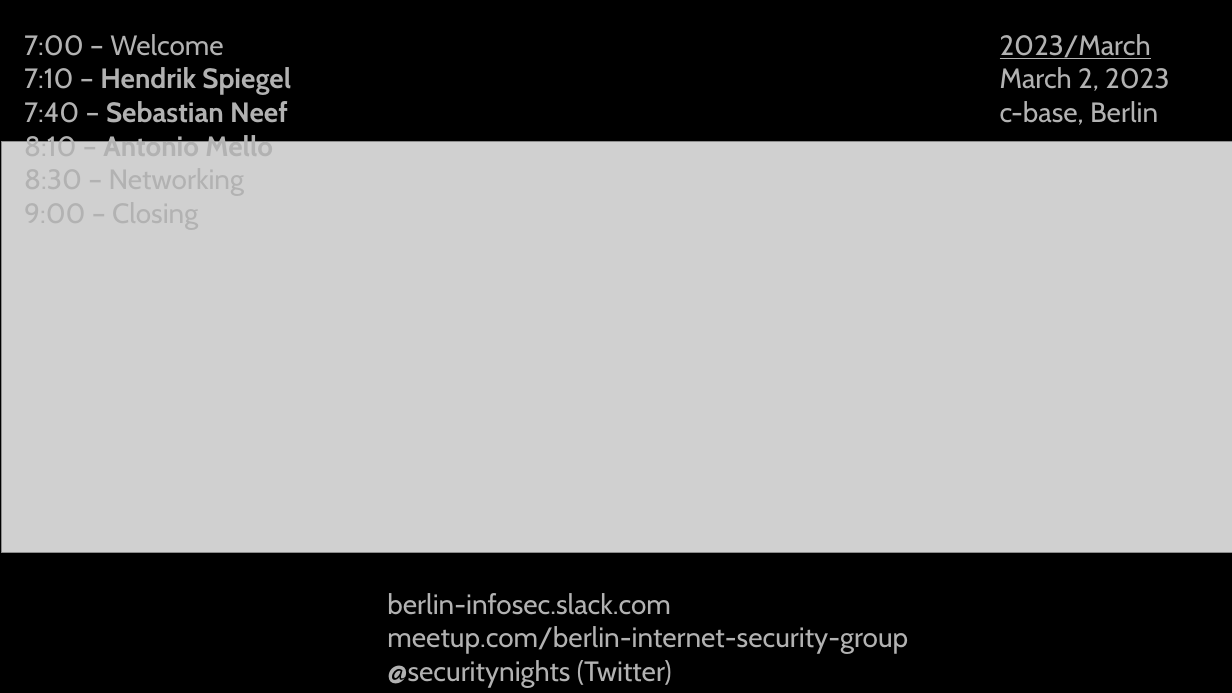
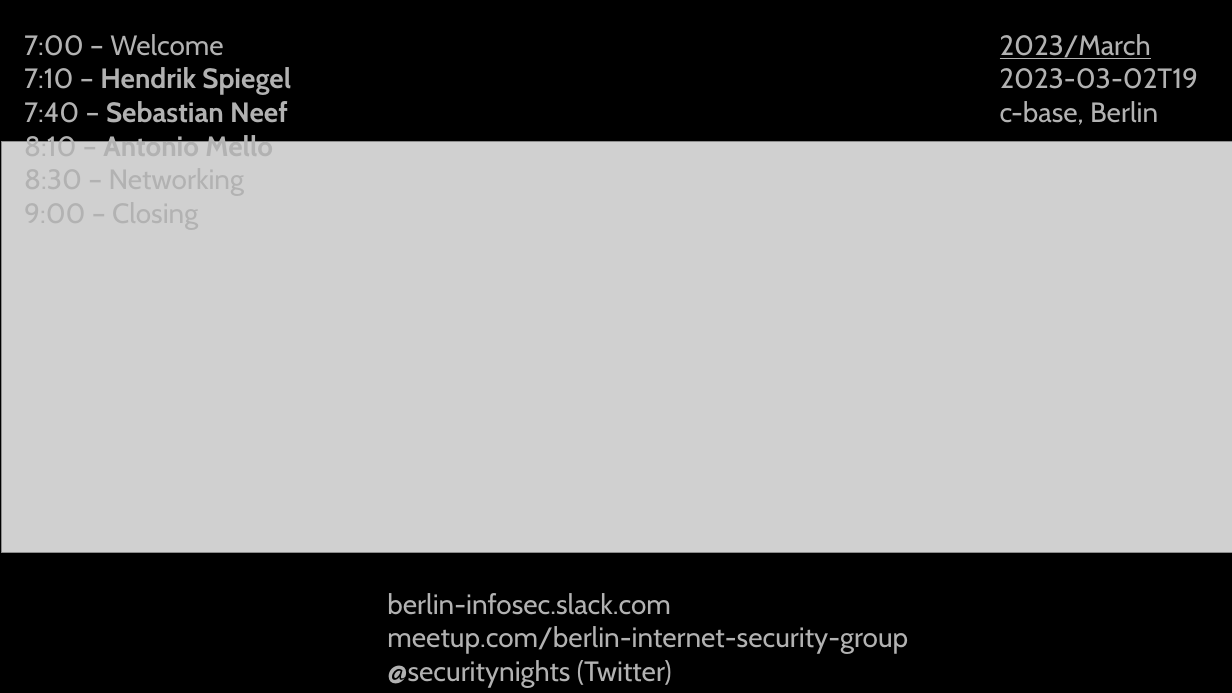
Before and after one commit to Security-Nights/orga, a slide deck: slide 1 of 2023/March/presentation.odp. Drawn at 1232x693 pixels with LibreOffice and Linux fonts; fonts in the diff are those of the drawing; grey boxes stand for pictures. Boxes give left, top, right and bottom in pixels: in the first picture for what was removed or moved away, otherwise in the second. Text is boxed around its words. In the diff, an @@ line names an element or a change of style, - is before the commit and + after.

```diff
--- a/2023/March/presentation.odp
+++ b/2023/March/presentation.odp
@@ text at [1000,68,1199,89]: text changed @@
-March 2, 2023
+2023-03-02T19
```
Also in this commit, not shown: 3 other slides changed, 2 slides added, 2 slides removed, 1 other file.
